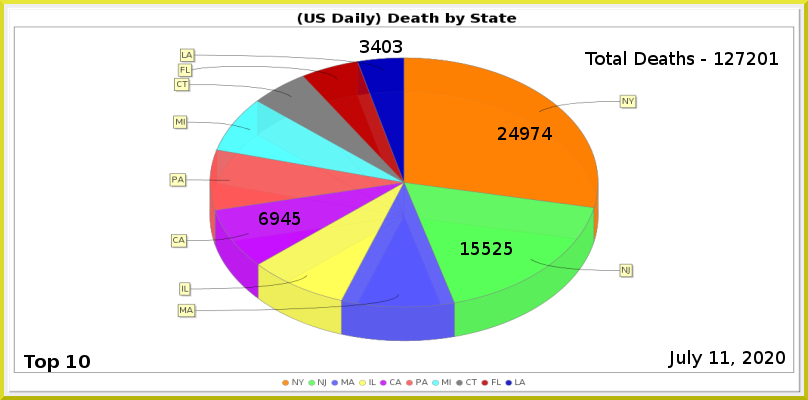
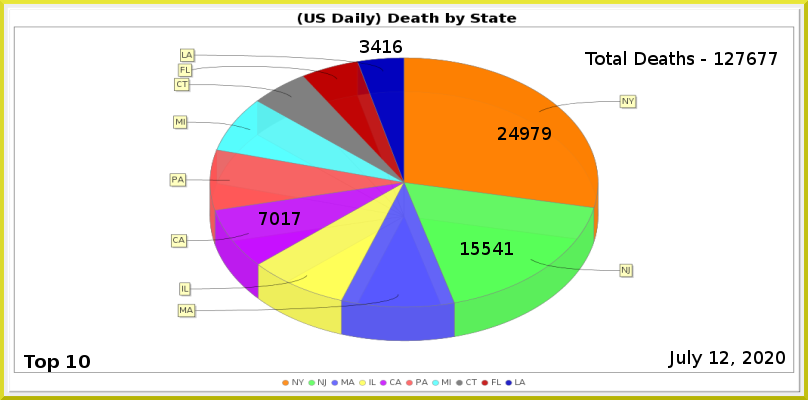
Revision of a layered 808x400 image; what changed, layer by layer:
painted on "Least" over [382, 40, 402, 53]
painted on "CA" over [259, 212, 300, 225]
painted on "NJ" over [493, 242, 513, 255]
painted on "NY" over [542, 127, 552, 140]
renamed "Total Deaths - 127201" to "Total Deaths - 127677", painted on it over [747, 52, 778, 65]
painted on "Current Date" over [720, 351, 729, 364]
